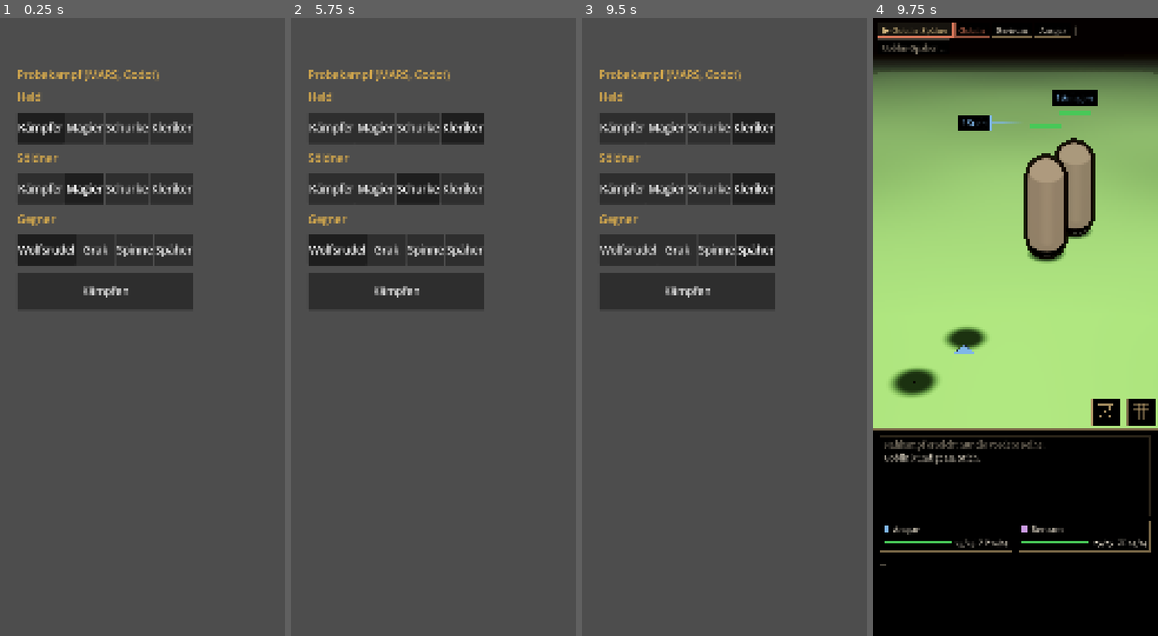
Above: before the commit, frames 1-4 (left to right).
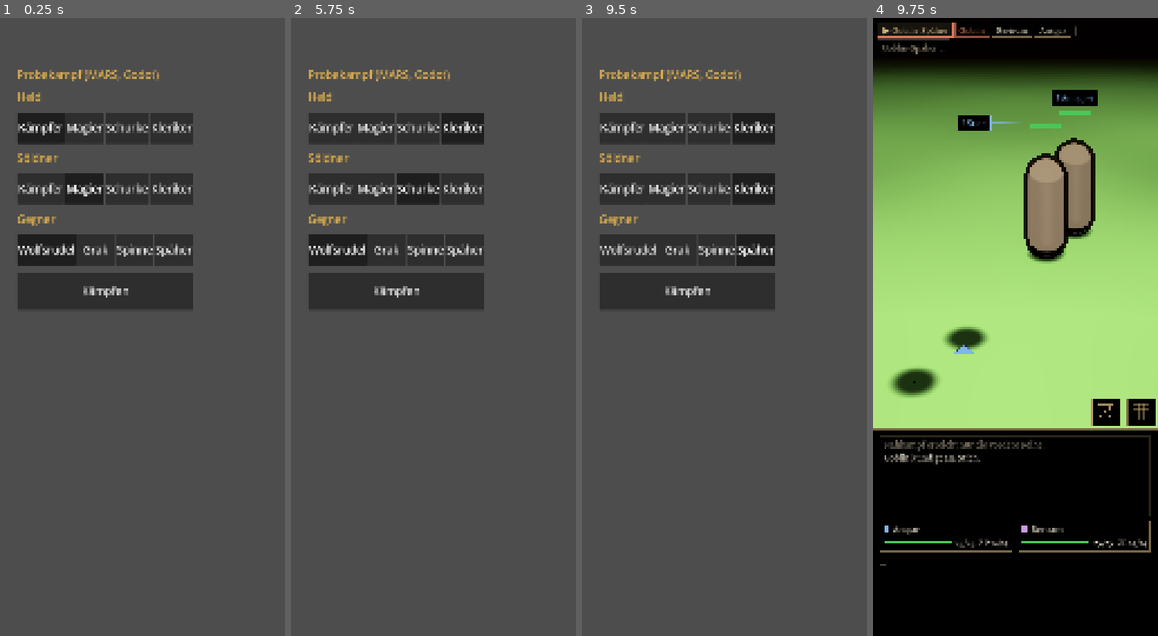
Above: after the commit, the same moments.

Repository: tramour-cmyk/androidapp_rpg_bornim
Game: Godot game, scene res://kampf/probe.tscn
Same seed, same stepped clock (60 frames per second), same inputs: the game is played once before the commit and once after it.
Inputs:
- Up to frame 1 (0.25 s): no input
- Up to frame 2 (5.75 s): click "Kämpfer" at 0.5 s; click "Magier" at 1.25 s; click "Schurke" at 2 s; click "Kleriker" at 2.75 s; click "Kämpfer" at 3.5 s; click "Magier" at 4.25 s; click "Schurke" at 5 s
- Up to frame 3 (9.5 s): click "Kleriker" at 5.75 s; click "Wolfsrudel" at 6.5 s; click "Grak" at 7.25 s; click "Spinne" at 8 s; click "Späher" at 8.75 s
- Up to frame 4 (9.75 s): click "Kämpfen" at 9.5 s

Frames 1-3 are identical in both runs. In frame 4, 14% of the frame differs, in the area x 0-100%, y 7-38%.

Commit message:
348.7: Prüfer Stand 9, Runde 4: Hocke mit Pfoten am Boden (Schulter 0,44 m, geprüft im Skript), Rute dicker und länger, Dunst dunkelgrün wie alt (Wald oben 31/43/19 gegen 32/46/29), Würfelzeile nie unter den Füßen; Prüflauf gibt Haltung und Ansage je Figur aus
Co-Authored-By: Claude Opus 5.5 <noreply@anthropic.com>
Claude-Session: https://claude.ai/code/session_01NMoLT1QrmYAE1HgXDjWDoj

Diff:
--- a/godot/kampf/kampf_ui.gd
+++ b/godot/kampf/kampf_ui.gd
@@ -984,9 +984,9 @@
 		block.append(Rect2(of.x - ot * 0.4, of.y - ot, ot * 0.8, ot))
 	var top := foot.y - _tall(fig) - 12 * dp - h
 	var tries := []
-	for k in 6:
+	# nie unter die Füße: dort liegen Ring und Zieldreieck (Prüfer Stand 9: Würfelzeile auf Bertrams Ring)
+	for k in 10:
 		tries.append(top - k * (h + 4 * dp))
-	tries.append(foot.y + 8 * dp)
 	var y := maxf(4 * dp, top)
 	for yy in tries:
 		if yy < 4 * dp or yy + h > sr.size.y - 4 * dp:
--- a/godot/kampf/kampfort.gd
+++ b/godot/kampf/kampfort.gd
@@ -105,7 +105,7 @@
 	env.adjustment_saturation = 0.8
 	env.adjustment_contrast = 1.06
 	env.fog_enabled = true
-	env.fog_light_color = Color(0.22, 0.26, 0.21)         # Waldinneres (ForestCam #14221A, heller: Prüfer Lauf 14)
+	env.fog_light_color = Color(0.11, 0.16, 0.09)         # Waldinneres (ForestCam #14221A); Stand 9: oben doppelt so hell wie alt, grau
 	# Ferne heller im Dunst (Prüfer Lauf 14: Wald oben dunkel), aber nach Tiefe: erst ab 16 m (Gruppe 13 m, Gegner 15–17 m)
 	# (Prüfer Stand 9: Gras dunstig; vorher 40 % Dunst über den Kämpfern)
 	env.fog_mode = Environment.FOG_MODE_DEPTH
--- a/godot/kampf/probe.gd
+++ b/godot/kampf/probe.gd
@@ -64,6 +64,9 @@
 		print("Dran %s, beschäftigt %s, spielt %s, %d ms" % [fight.mars.current().id, fight.busy, fight.playing, Time.get_ticks_msec()])
 	await get_tree().create_timer(0.6).timeout
 	_report_facing()
+	for id in fight.figures:
+		var fg = fight.figures[id]
+		print("Haltung %s: %s, Ansage %s" % [id, fg.anim.current_animation if fg.anim else "-", fight.shown.intents.get(id, [{}])[0].get("effect", "")])
 	await RenderingServer.frame_post_draw
 	get_viewport().get_texture().get_image().save_png(path)
 	print("Bild ", path)
Not shown, changed: tools/blender348/wolf.py
